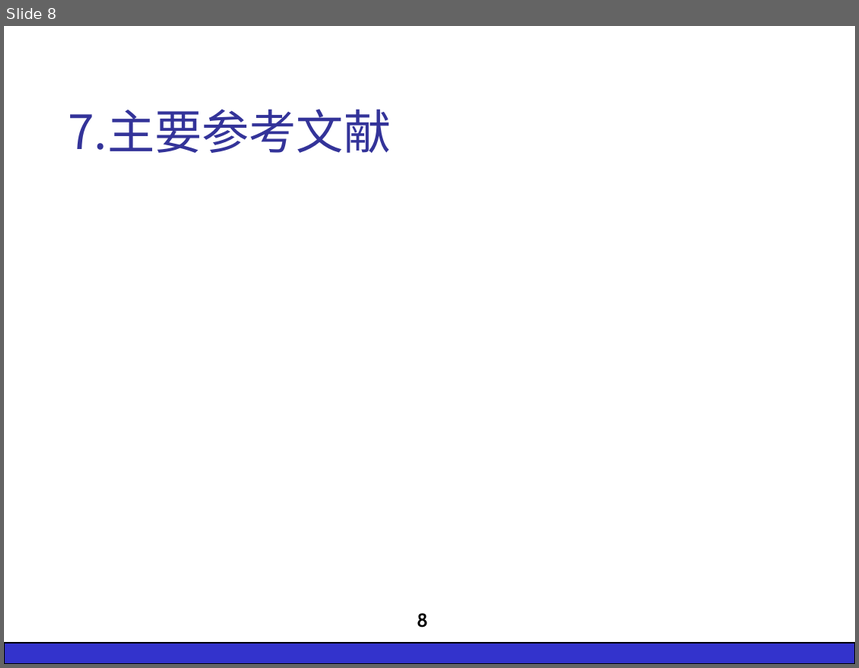
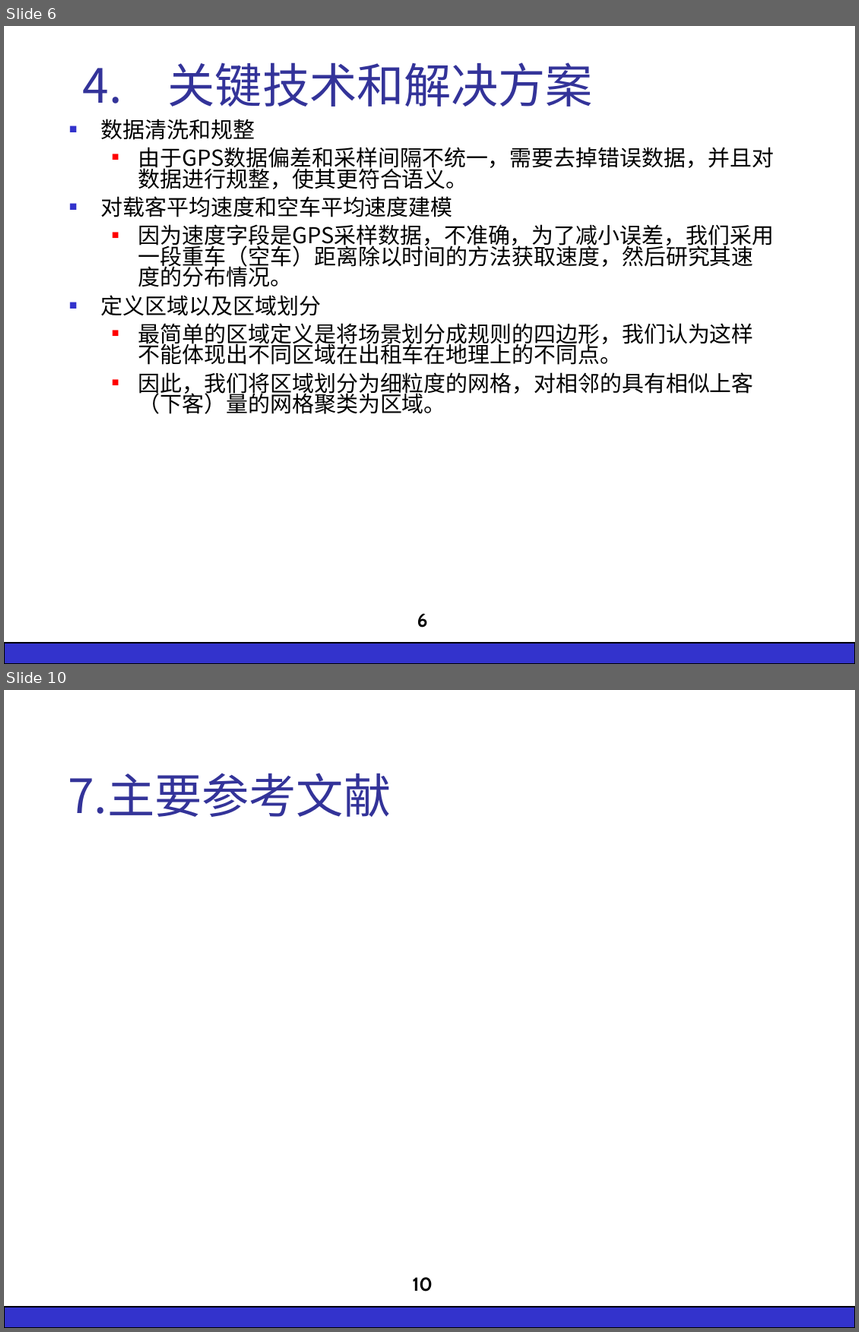
Before and after one commit to wsgan001/BigPaper, a slide deck: 开题/ZY1321222-杨文静-开题演示：基于海量交通数据挖掘的移动模型的研究与实现-20150321-0-ywj.ppt. Shown one above the other, each under a label of ours: slide 8 before the commit, slides 6 and 10 after it; the slides between them are not shown. The pictures are 859x668 and 859x1332 pixels, drawn with LibreOffice and Linux fonts; fonts in the diff are those of the drawing; background and template pictures are left out. Boxes give left, top, right and bottom in pixels: in the first picture for what was removed or moved away, otherwise in the second. Text is boxed around its words. In the diff, an @@ line names an element or a change of style, - is before the commit and + after.

```diff
--- a/开题/ZY1321222-杨文静-开题演示：基于海量交通数据挖掘的移动模型的研究与实现-20150321-0-ywj.ppt
+++ b/开题/ZY1321222-杨文静-开题演示：基于海量交通数据挖掘的移动模型的研究与实现-20150321-0-ywj.ppt
@@ slide 6 added at bbox=[4, 26, 855, 664], background #FFFFFF; not listed: 1 template element that a slide beside it also shows @@
@@ title added at bbox=[83, 62, 593, 107], 40 pt, text #333399 @@
+4. 关键技术和解决方案
@@ text added at bbox=[101, 119, 774, 414], 18.6 pt, text #000000 @@
+■ 数据清洗和规整
+  ■ 由于GPS数据偏差和采样间隔不统一，需要去掉错误数据，并且对数据进行规整，使其更符合语义。
+■ 对载客平均速度和空车平均速度建模
+  ■ 因为速度字段是GPS采样数据，不准确，为了减小误差，我们采用一段重车（空车）距离除以时间的方法获取速度，然后研究其速度的分布情况。
+■ 定义区域以及区域划分
+  ■ 最简单的区域定义是将场景划分成规则的四边形，我们认为这样不能体现出不同区域在出租车在地理上的不同点。
+  ■ 因此，我们将区域划分为细粒度的网格，对相邻的具有相似上客（下客）量的网格聚类为区域。
@@ page number added at bbox=[417, 613, 428, 628], 16 pt, text #000000, bold @@
+6
@@ what was slide 8 is now slide 10 @@
@@ page number at bbox=[412, 1277, 433, 1292]: text changed @@
-8
+10
```
Also in this commit, not shown: 6 slides changed, 2 other slides added, 1 slide removed, 19 other files.
